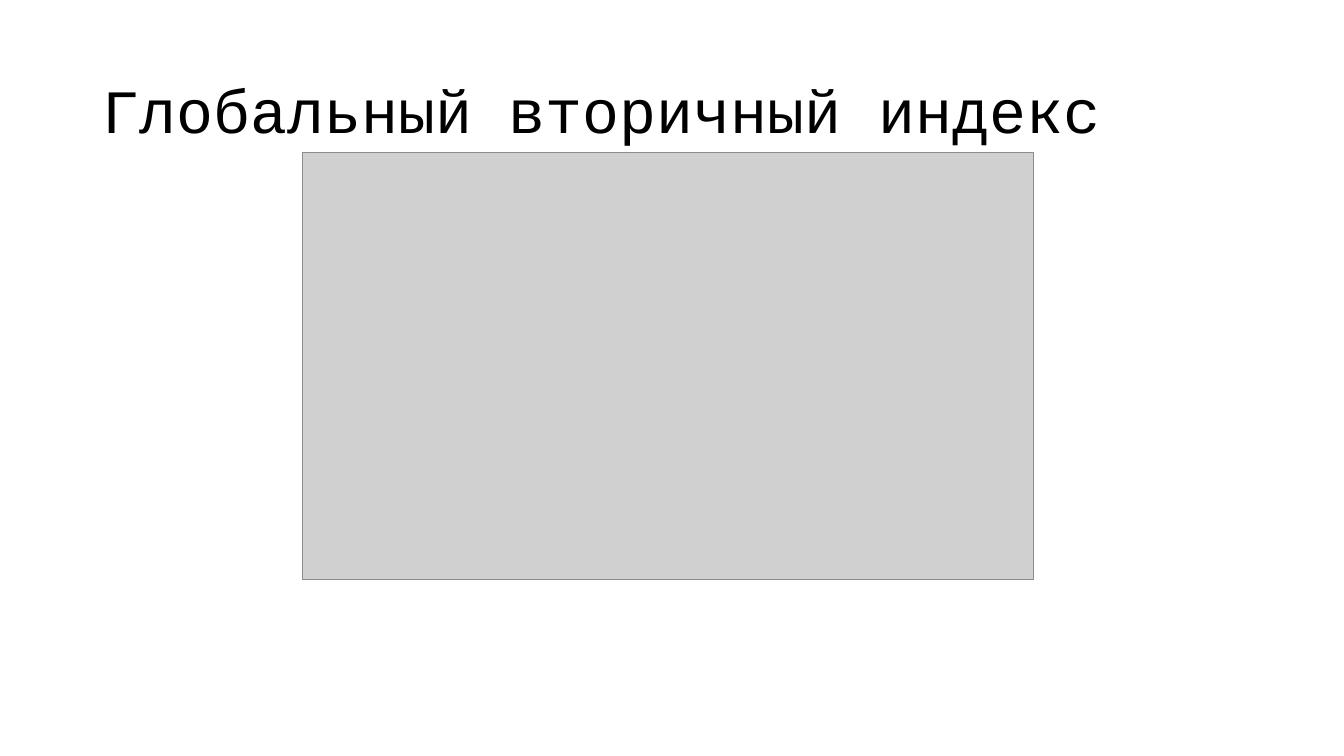
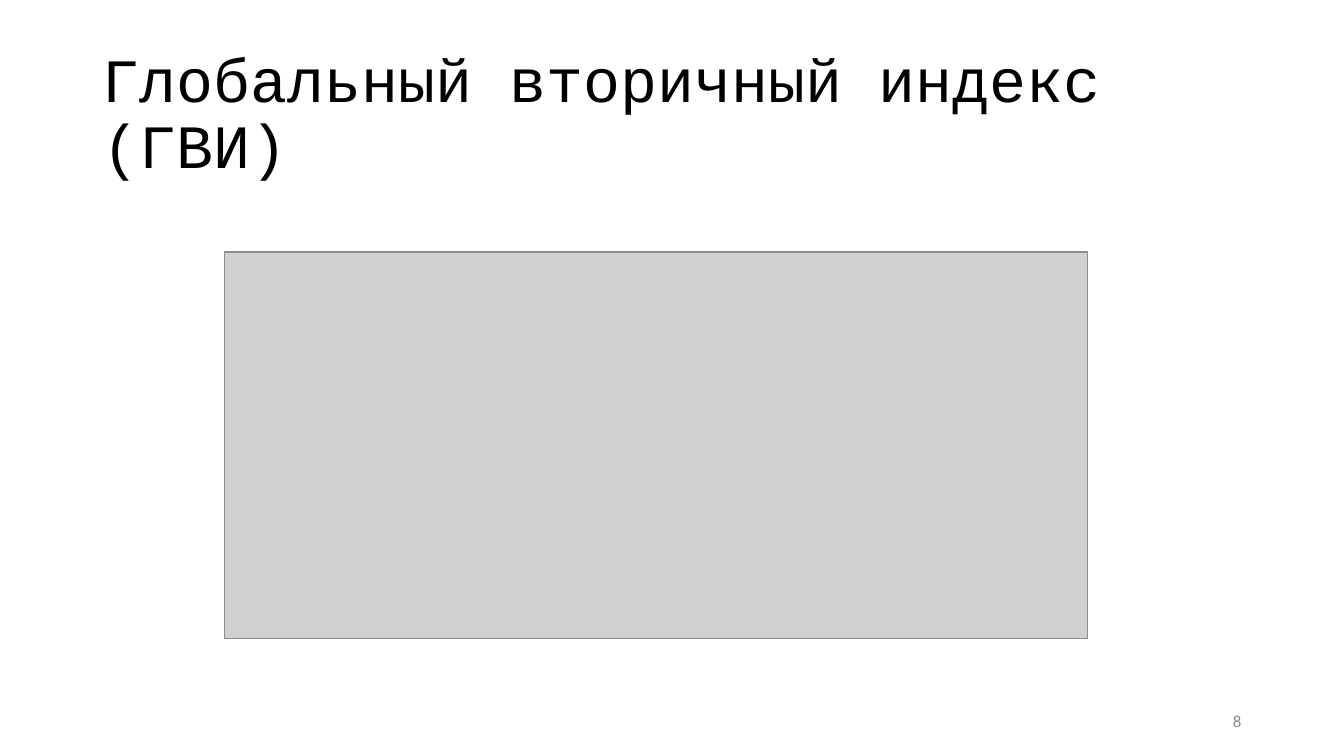
Before and after one commit to vitosotdihaet/pind, a slide deck: slide 8 of presentation.odp (slide 14 before the commit). Drawn at 1344x756 pixels with LibreOffice and Linux fonts; fonts in the diff are those of the drawing; grey boxes stand for pictures. Boxes give left, top, right and bottom in pixels: in the first picture for what was removed or moved away, otherwise in the second. Text is boxed around its words. In the diff, an @@ line names an element or a change of style, - is before the commit and + after.

```diff
--- a/presentation.odp
+++ b/presentation.odp
@@ title at bbox=[103, 58, 1101, 181]: text changed @@
-Глобальный вторичный индекс
+Глобальный вторичный индекс (ГВИ)
@@ picture: place and size @@
-picture at bbox=[302, 153, 1033, 580]
+picture at bbox=[225, 252, 1088, 638]
@@ page number added at bbox=[1233, 715, 1241, 727], 12 pt, text #888888 @@
+8
```
Also in this commit, not shown: 19 other slides changed, 4 slides added, 3 slides removed.
